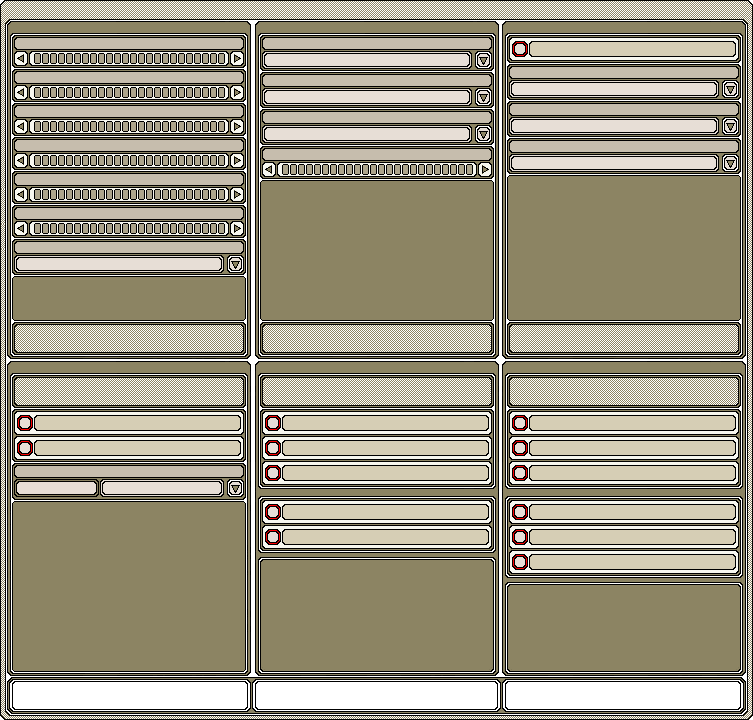
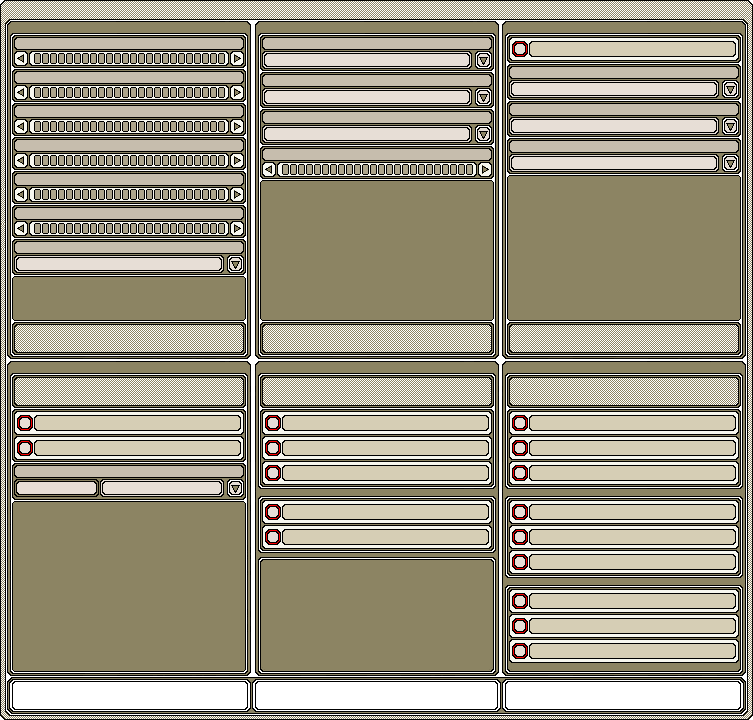
Before/after of a 753×720 layered artwork. What changed in the layer stack:
painted on "zaslepka copy 4" over [505,582,743,663]